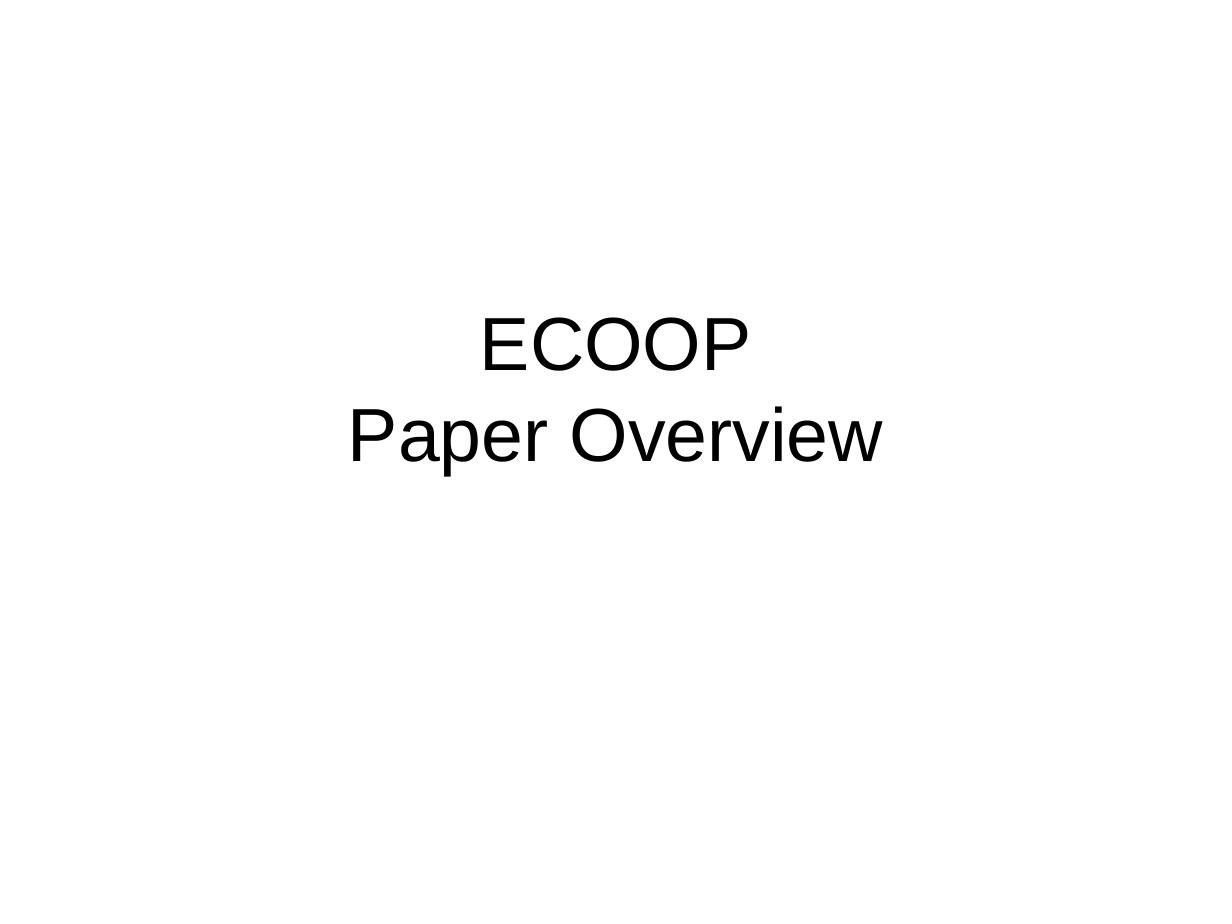
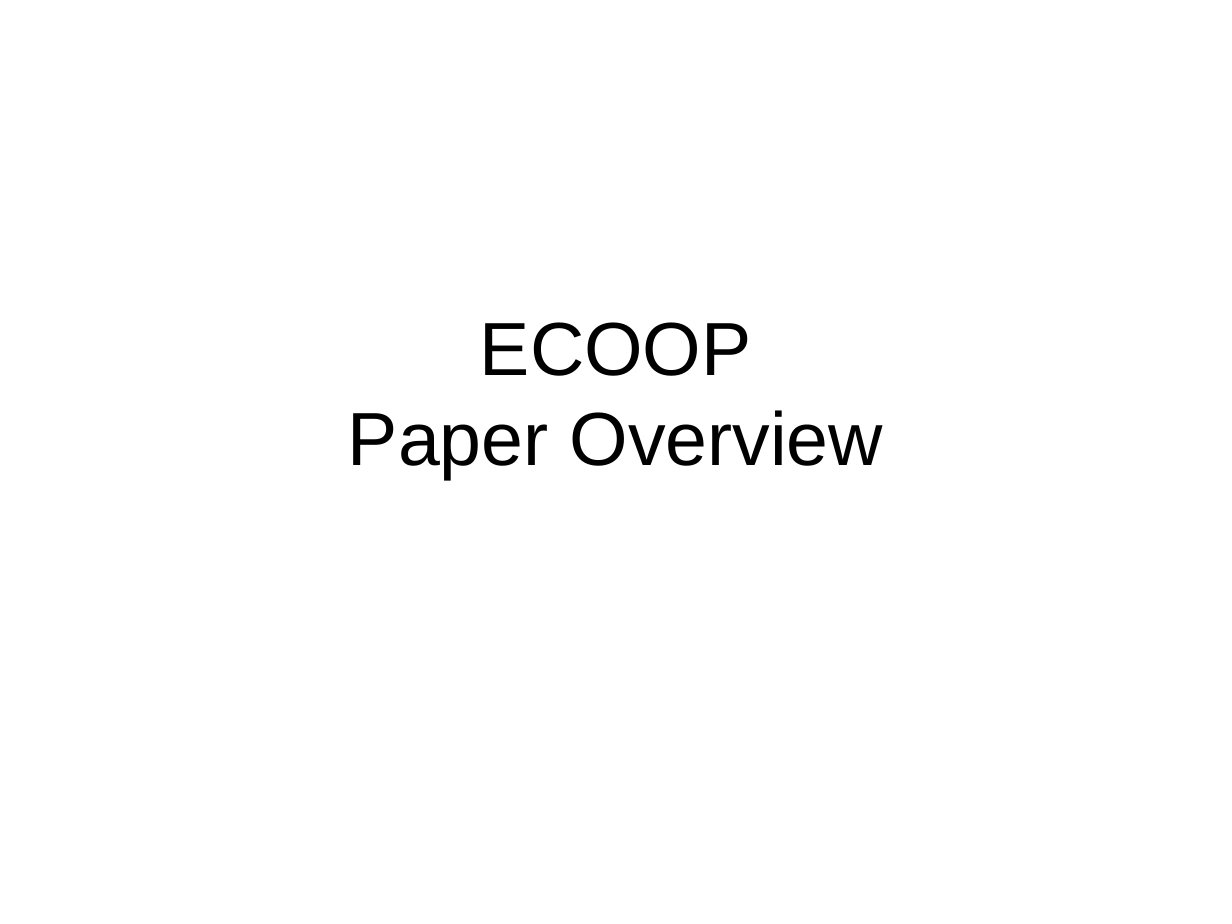
Before and after one commit to rbonifacio/variability-management-research, a slide deck: slide 1 of VariabilityManagement/docs/papers/ecoop/overview.ppt. Drawn at 1232x924 pixels with LibreOffice and Linux fonts; fonts in the diff are those of the drawing. Boxes give left, top, right and bottom in pixels: in the first picture for what was removed or moved away, otherwise in the second. Text is boxed around its words. In the diff, an @@ line names an element or a change of style, - is before the commit and + after.

```diff
--- a/VariabilityManagement/docs/papers/ecoop/overview.ppt
+++ b/VariabilityManagement/docs/papers/ecoop/overview.ppt
@@ text "ECOOP Paper Overview": place and size @@
-text "ECOOP Paper Overview" at (348, 317, 884, 475)
+text "ECOOP Paper Overview" at (348, 322, 884, 480)
```
Also in this commit, not shown: 2 other slides changed.
